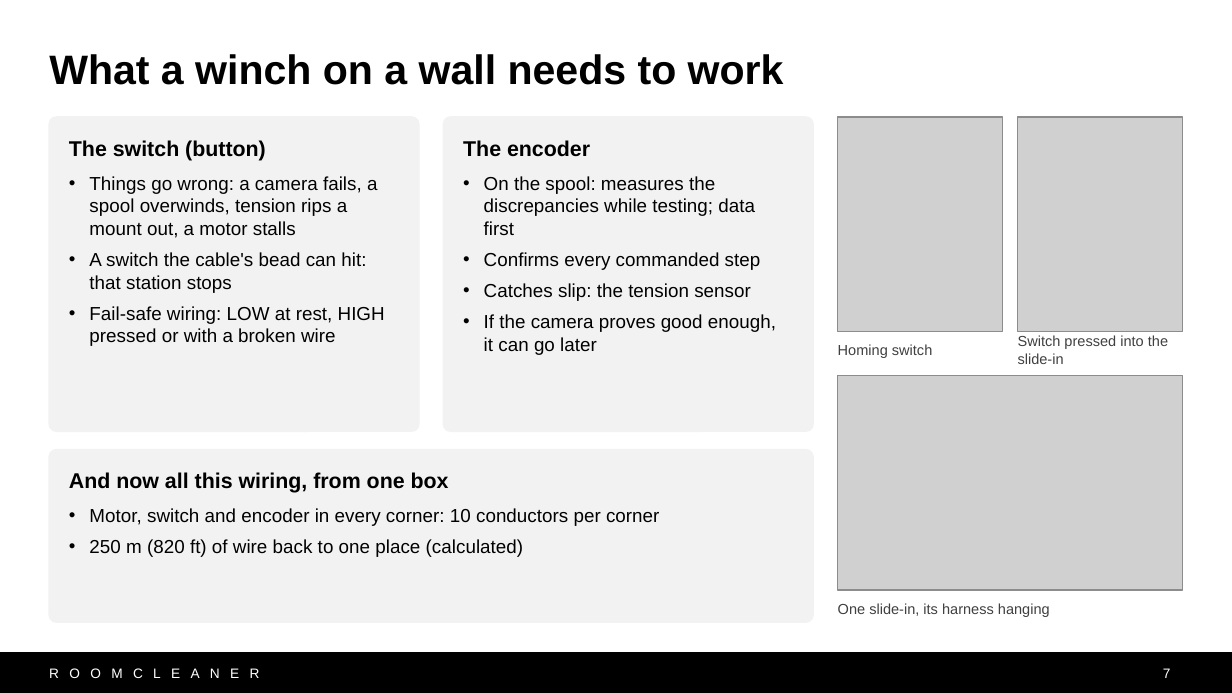
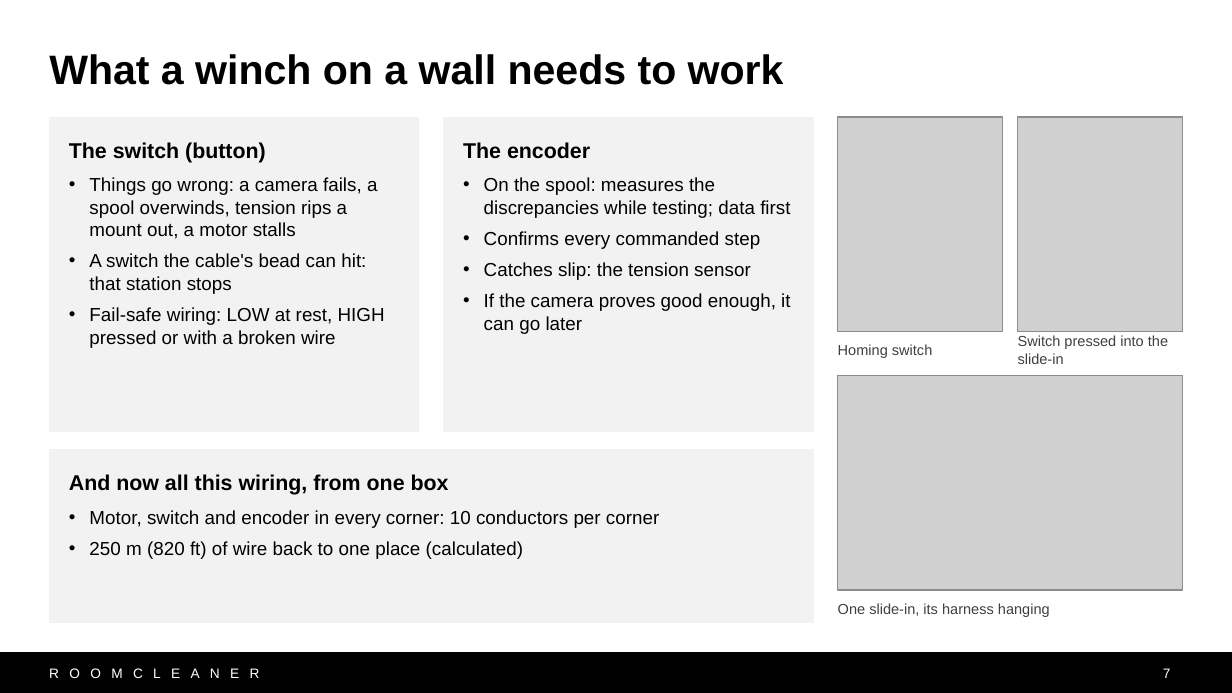
Before and after one commit to Jaspario1199/RoomCleaner, a slide deck: slide 7 of docs/presentation/deck_v10/RoomCleaner_Buntinx_v10.pptx. Drawn at 1232x693 pixels with LibreOffice and Linux fonts; fonts in the diff are those of the drawing; grey boxes stand for pictures. Boxes give left, top, right and bottom in pixels: in the first picture for what was removed or moved away, otherwise in the second. Text is boxed around its words. In the diff, an @@ line names an element or a change of style, - is before the commit and + after.

```diff
--- a/docs/presentation/deck_v10/RoomCleaner_Buntinx_v10.pptx
+++ b/docs/presentation/deck_v10/RoomCleaner_Buntinx_v10.pptx
@@ rectangle "The switch (button)": place and size @@
-rectangle "The switch (button)" at (89,176,385,346)
+rectangle "The switch (button)" at (49,117,419,431)
@@ rounded rectangle removed at (49,117,419,431) @@
@@ rectangle "The encoder": place and size @@
-rectangle "The encoder" at (484,176,776,355)
+rectangle "The encoder" at (444,117,813,431)
@@ rounded rectangle removed at (444,117,813,431) @@
@@ text in rectangle at (69,142,266,163): paragraph added @@
+The switch (button)
@@ text removed at (69,140,266,161) @@
-The switch (button)
@@ text in rectangle at (463,142,590,159): paragraph added @@
+The encoder
@@ text removed at (463,140,590,157) @@
-The encoder
@@ fill none to #F2F2F2; outline none to #F2F2F2 0.75 pt in 3 elements at (444,117,813,431), (49,117,419,431), (49,450,813,622) @@
@@ rectangle "And now all this wiring, ...": place and size @@
-rectangle "And now all this wiring, ..." at (89,508,659,557)
+rectangle "And now all this wiring, ..." at (49,450,813,622)
@@ rounded rectangle removed at (49,450,813,622) @@
@@ text in rectangle at (69,474,449,495): paragraph added @@
+And now all this wiring, from one box
@@ text removed at (69,472,449,493) @@
-And now all this wiring, from one box
```
Also in this commit, not shown: 15 other slides changed, 4 other files.
